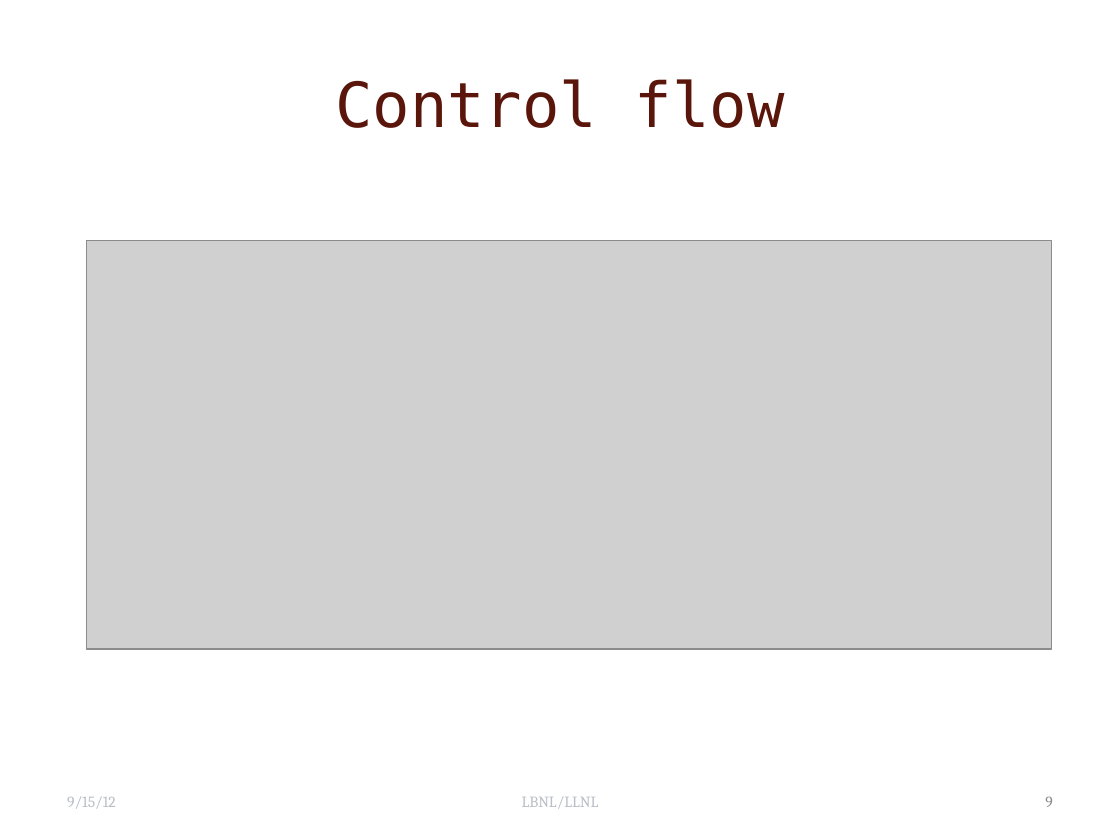
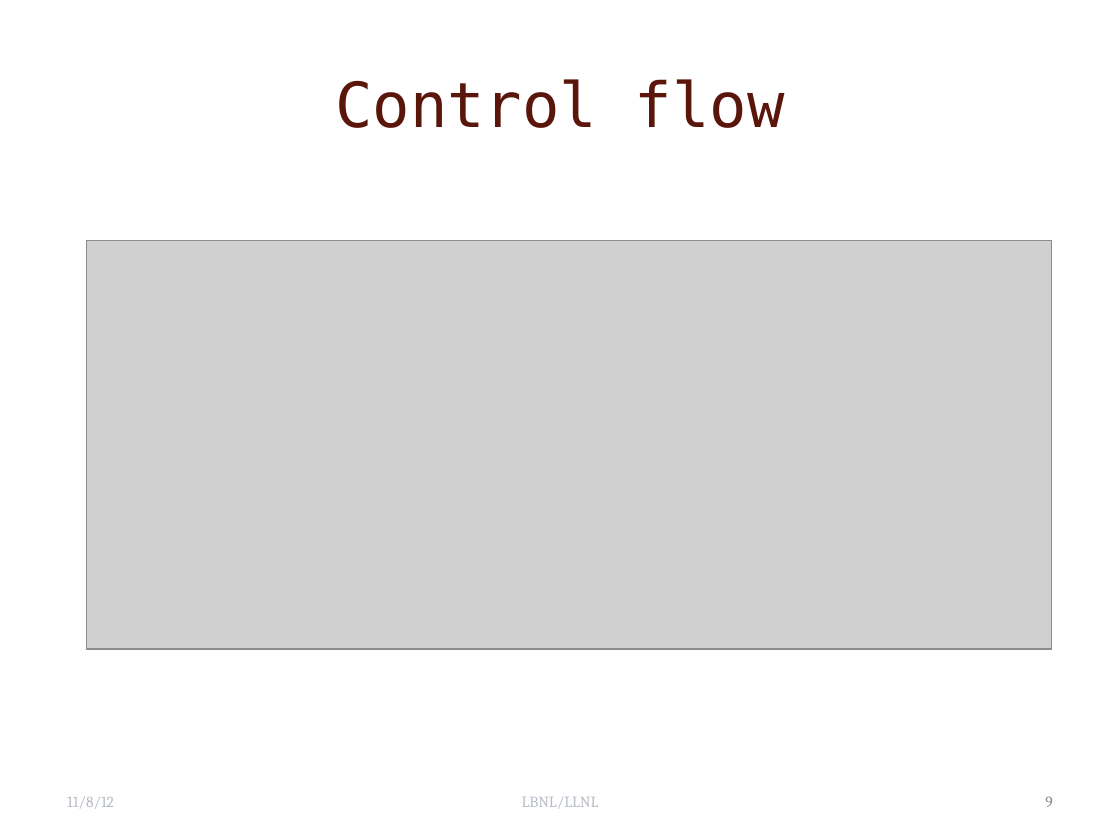
Before and after one commit to UIUC-PPL/charm_tutorial, a slide deck: slide 9 of designExamples.pptx. Drawn at 1120x840 pixels with LibreOffice and Linux fonts; fonts in the diff are those of the drawing; grey boxes stand for pictures; background and template pictures are left out. Boxes give left, top, right and bottom in pixels: in the first picture for what was removed or moved away, otherwise in the second. Text is boxed around its words. In the diff, an @@ line names an element or a change of style, - is before the commit and + after.

```diff
--- a/designExamples.pptx
+++ b/designExamples.pptx
@@ text at bbox=[67, 796, 114, 809]: text changed @@
-9/15/12
+11/8/12
```
Also in this commit, not shown: 6 other slides changed, 31 other files.
